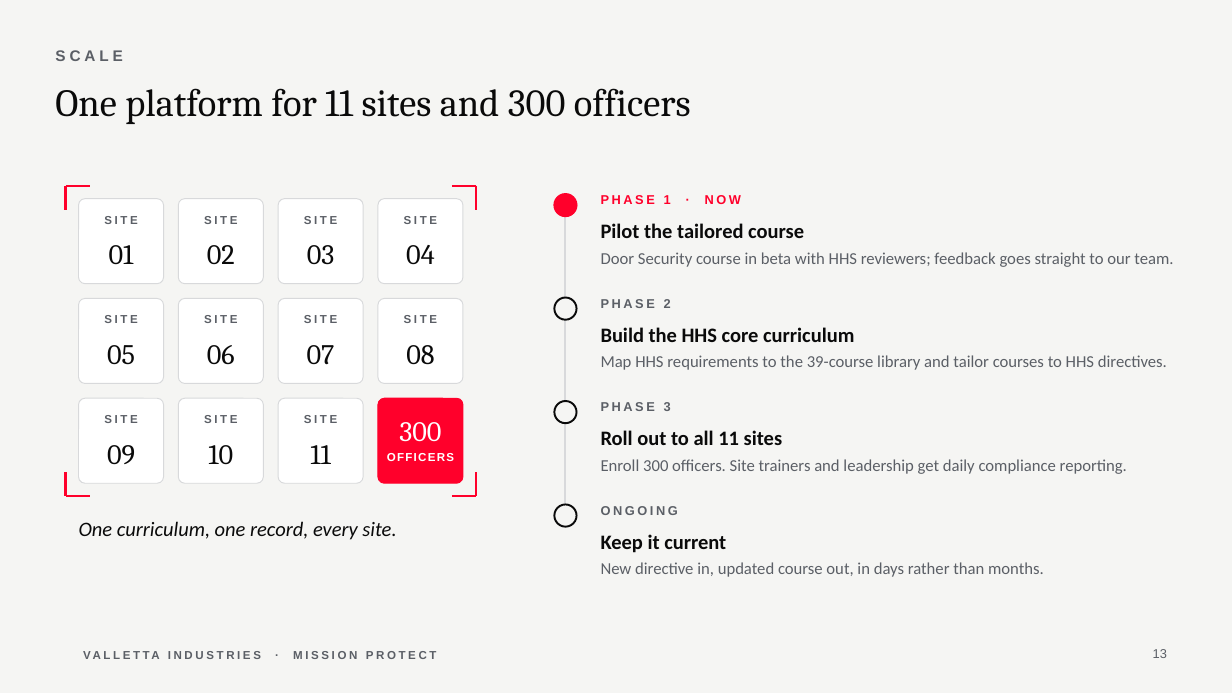
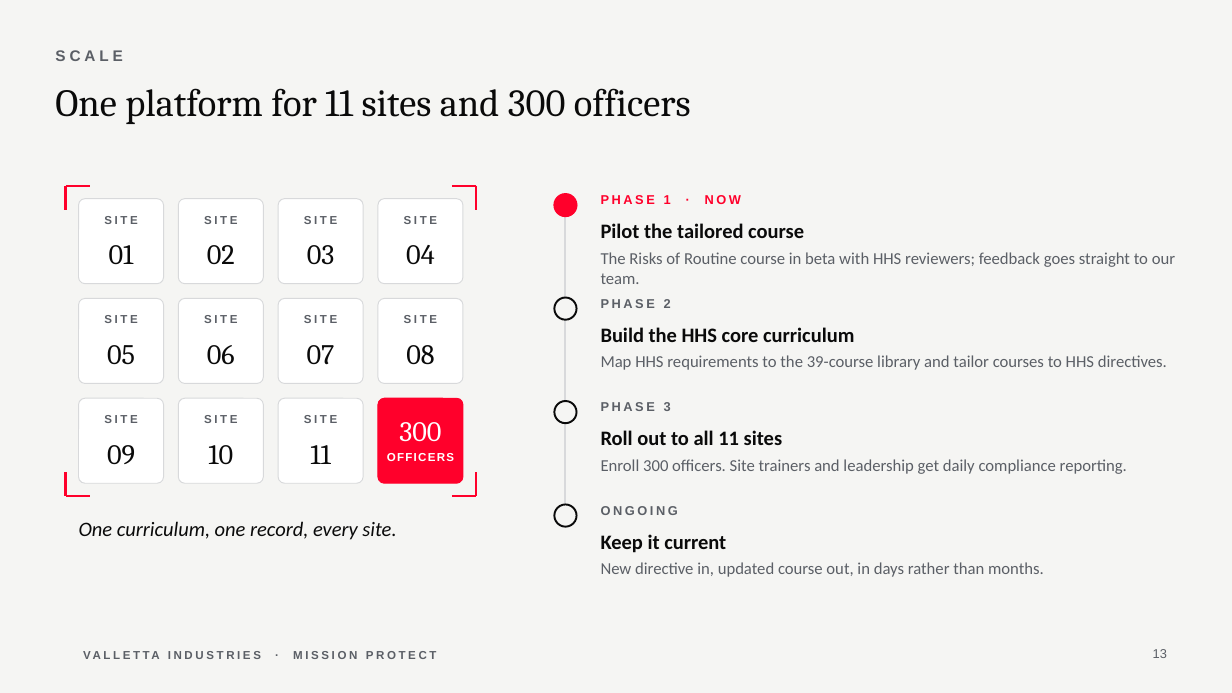
Before and after one commit to ideltoro05/valletta-design-system, a slide deck: slide 13 of decks/Valletta_HHS_Mission_Protect_Training.pptx. Drawn at 1232x693 pixels with LibreOffice and Linux fonts; fonts in the diff are those of the drawing; background and template pictures are left out. Boxes give left, top, right and bottom in pixels: in the first picture for what was removed or moved away, otherwise in the second. Text is boxed around its words. In the diff, an @@ line names an element or a change of style, - is before the commit and + after.

```diff
--- a/decks/Valletta_HHS_Mission_Protect_Training.pptx
+++ b/decks/Valletta_HHS_Mission_Protect_Training.pptx
@@ text at box(601, 252, 1175, 284): text changed @@
-Door Security course in beta with HHS reviewers; feedback goes straight to our team.
+The Risks of Routine course in beta with HHS reviewers; feedback goes straight to our team.
```
Also in this commit, not shown: 4 other slides changed.
